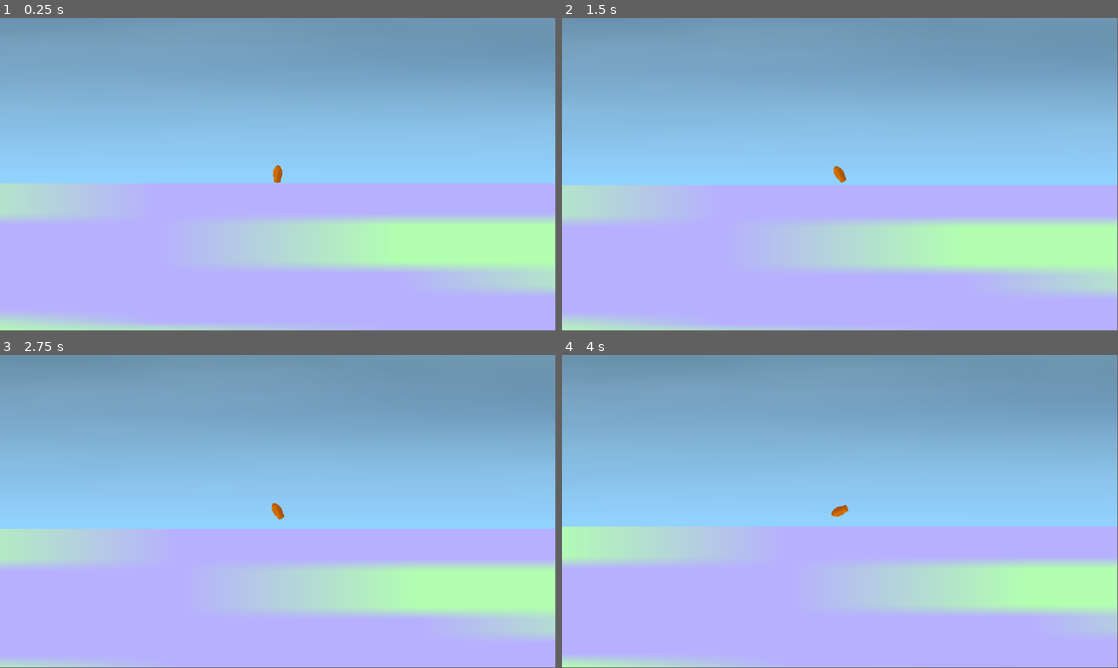
Above: before the commit, frames 1-4 (two rows, left to right).
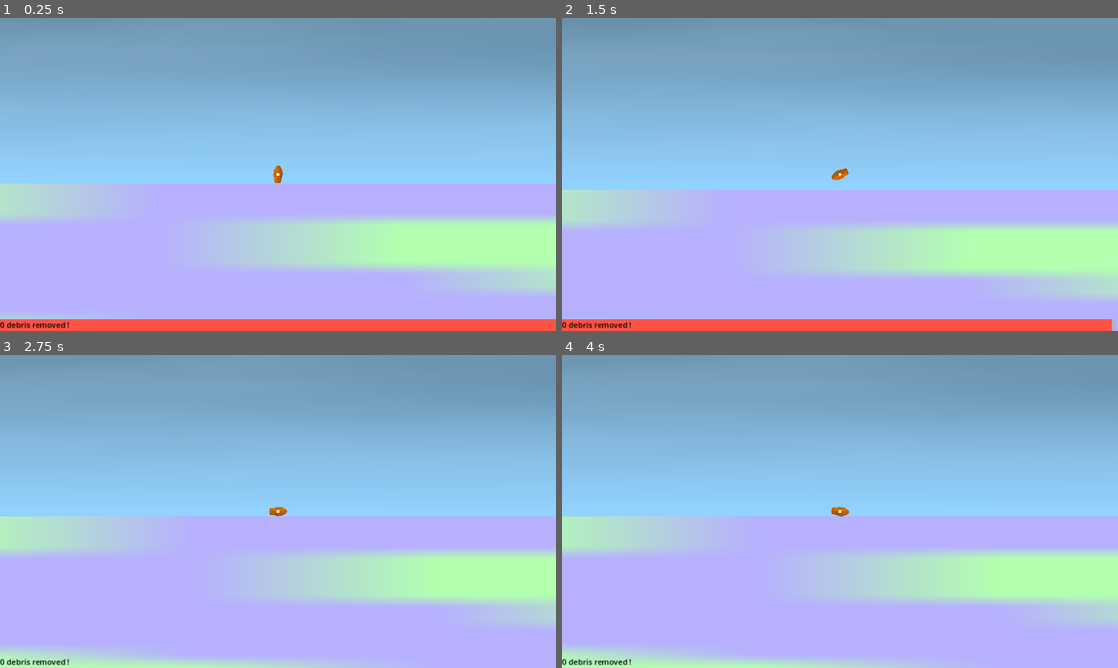
Above: after the commit, the same moments.

Repository: MrEgggga/space-debris-game
Game: Godot game, scene res://main.tscn
The game is run twice, just before and just after one commit, with the same random seed, the same clock (stepped at 60 frames per second) and the same inputs.
Inputs:
- Up to frame 1 (0.25 s): no input
- Up to frame 2 (1.5 s): tap Enter (ui_accept) at 0.5, 0.6, 0.77, 1.07, 1.35 s; hold Right (ui_right) 0.53-1.28 s; hold Left (ui_left) from 1.28 s (still down)
- Up to frame 3 (2.75 s): tap Enter (ui_accept) at 1.52, 1.82, 2.1 s; release Left (ui_left) at 2.03 s; hold Right (ui_right) from 2.03 s (still down)
- Up to frame 4 (4 s): tap Enter (ui_accept) at 2.85, 3.02, 3.32, 3.5, 3.6, 3.77 s; release Right (ui_right) at 3.53 s; hold Left (ui_left) from 3.53 s (still down)
In our replay, the window is 799x449 before the commit and 800x450 after it. These sizes can differ from the game's own. Grey fills any space a smaller window leaves; there, only what the larger window draws over its background counts as a difference.

The runs differ from the first frame. In frame 1, 3.7% of the frame differs, in the area x 0-100%, y 0-100%; in frame 2, 6.5%; in frame 3, 12%; in frame 4, 10%.

Commit message:
comments

Diff:
--- a/debris.gd
+++ b/debris.gd
@@ -3,34 +3,40 @@
 
 
 func _ready() -> void:
-	linear_velocity.x = Gravitation.get_orbit_velocity(-global_position.y) / 5
-	if randf() < 0.5:
-		linear_velocity.x *= -1
+	# i would love to actually have the debris orbit at the correct velocity
+	# but that has several problems -- for one it's way too fast to control
+	linear_velocity.x = Gravitation.get_orbit_velocity(-global_position.y) / 50
 	gravitation_scale = 0
 
 
 func _on_body_entered(body: Node) -> void:
-	if body is StaticBody2D:
+	# only attach to rocket
+	if body is not Rocket:
 		return
 
-	print_debug("hi")
+	# attach children (collision shape & sprite) to rocket
+	for thing in [$node_2d, $collision_shape_2d]:
+		var prev_pos = thing.global_position
+		var prev_rot = thing.global_rotation
+		remove_child(thing)
+		body.add_child(thing)
+		thing.global_position = prev_pos
+		thing.global_rotation = prev_rot
 
-	var pin_joint_1 := PinJoint2D.new()
-	pin_joint_1.position = Vector2(-20, -20)
-	pin_joint_1.node_a = get_path()
-	pin_joint_1.node_b = body.get_path()
-	add_child(pin_joint_1)
+	# update rocket's mass, center of mass, inertia --
+	# the automatic calculations don't work here.
+	# done according to various physics formulae
+	body.center_of_mass = (
+		(body.center_of_mass * body.mass / (body.mass + mass)) +
+		(body.to_local(global_position) * mass / (body.mass + mass))
+	)
+	body.inertia += mass * body.to_local(global_position).length_squared()
+	body.mass += mass
 
-	var pin_joint_2 := PinJoint2D.new()
-	pin_joint_2.position = Vector2(20, 20)
-	pin_joint_2.node_a = get_path()
-	pin_joint_2.node_b = body.get_path()
-	add_child(pin_joint_2)
+	# destroy the debris object which now has nothing
+	queue_free()
 
-	if Input.is_action_just_pressed("ui_accept"):
-		for c in get_children():
-			if c is not PinJoint2D:
-				continue
-			c.queue_free()
-
-	gravitation_scale = 1.0
+func _integrate_forces(state: PhysicsDirectBodyState2D) -> void:
+	# wrap around
+	if position.x > 16384:
+		position.x -= 32768
--- a/debris.tscn
+++ b/debris.tscn
@@ -1,6 +1,9 @@
 [gd_scene load_steps=6 format=3 uid="uid://dftbtp2wun6a7"]
 
 [ext_resource type="Script" path="res://debris.gd" id="1_mmhkw"]
+
+[sub_resource type="CircleShape2D" id="CircleShape2D_ovhqo"]
+radius = 15.0
 
 [sub_resource type="Gradient" id="Gradient_6y364"]
 offsets = PackedFloat32Array(0, 0.20398, 0.40199, 0.564179, 0.704478, 0.856716, 1)
@@ -16,30 +19,30 @@
 color_ramp = SubResource("Gradient_6y364")
 noise = SubResource("FastNoiseLite_sqw48")
 
-[sub_resource type="CircleShape2D" id="CircleShape2D_ovhqo"]
-radius = 15.0
-
 [node name="debris" type="RigidBody2D"]
+mass = 20.0
 gravity_scale = 0.0
 contact_monitor = true
 max_contacts_reported = 16
 script = ExtResource("1_mmhkw")
 
-[node name="texture_rect" type="TextureRect" parent="."]
+[node name="collision_shape_2d" type="CollisionShape2D" parent="."]
+shape = SubResource("CircleShape2D_ovhqo")
+
+[node name="node_2d" type="Node2D" parent="."]
+
+[node name="texture_rect" type="TextureRect" parent="node_2d"]
 anchors_preset = 8
 anchor_left = 0.5
 anchor_top = 0.5
 anchor_right = 0.5
 anchor_bottom = 0.5
-offset_left = -10.0
-offset_top = -10.0
-offset_right = 10.0
-offset_bottom = 10.0
+offset_left = -15.0
+offset_top = -15.0
+offset_right = 15.0
+offset_bottom = 15.0
 grow_horizontal = 2
 grow_vertical = 2
 texture = SubResource("NoiseTexture2D_ajgqr")
 
-[node name="collision_shape_2d" type="CollisionShape2D" parent="."]
-shape = SubResource("CircleShape2D_ovhqo")
-
 [connection signal="body_entered" from="." to="." method="_on_body_entered"]
--- a/gravitated.gd
+++ b/gravitated.gd
@@ -1,8 +1,13 @@
+## simulate universal gravitation in funky coordinates
+
 extends RigidBody2D
 class_name Gravitated
 
+## can be set to 0 to disable universal gravitation
 var gravitation_scale: float = 1
 
 func _physics_process(delta: float) -> void:
+	# use utility function to get acceleration due to gravity
 	var accel := Gravitation.get_radial_accel(linear_velocity.x, -global_position.y)
+	# apply force multiplied by scale & mass
 	apply_central_force(Vector2.UP * accel * mass * gravitation_scale)
--- a/gravitation.gd
+++ b/gravitation.gd
@@ -1,14 +1,15 @@
 extends Node
 
-var GM := 1000000000000.0
+var GM := 10000000000000.0
 #var GM := 0.0
-var EARTH_RADIUS := 100000.0
+var EARTH_RADIUS := 300000.0
 
-# simulate universal gravitation in funky coordinate space
+# simulate universal gravitation and centrifugal force in funky coordinate space
 func get_radial_accel(tan_vel: float, altitude: float) -> float:
 	var rad := altitude + EARTH_RADIUS
 	return (tan_vel * tan_vel) / rad - GM / (rad * rad)
 
+# find orbital velocity
 func get_orbit_velocity(altitude: float) -> float:
 	var rad := altitude + EARTH_RADIUS
 	return sqrt(GM / rad)
--- a/main.tscn
+++ b/main.tscn
@@ -89,10 +89,10 @@
 texture = SubResource("NoiseTexture2D_wcdyu")
 
 [node name="spawn_debris" type="Node2D" parent="."]
-position = Vector2(-504, -3349)
+position = Vector2(0, -5000)
 script = ExtResource("4_vkhjx")
-bounds = Rect2(-3000, -1000, 6000, 2000)
-debris_per_10000_square_pixels = 0.1
+bounds = Rect2(-16384, -2000, 32768, 4000)
+debris_per_10000_square_pixels = 0.03
 debris_scene = ExtResource("3_fjb02")
 
 [node name="debris" parent="spawn_debris" instance=ExtResource("3_fjb02")]
--- a/project.godot
+++ b/project.godot
@@ -19,6 +19,11 @@
 
 Gravitation="*res://gravitation.gd"
 
+[display]
+
+window/stretch/mode="canvas_items"
+window/stretch/aspect="keep_height"
+
 [editor]
 
 naming/node_name_casing=2
@@ -26,6 +31,8 @@
 [physics]
 
 2d/default_gravity=245.0
+2d/default_linear_damp=0.0
+2d/default_angular_damp=0.0
 
 [rendering]
 
--- a/rocket.gd
+++ b/rocket.gd
@@ -1,15 +1,86 @@
+## class of rocket player controller
+
 extends Gravitated
 class_name Rocket
 
+# thrust force per booster
 @export var thrust_force: Vector2 = Vector2.UP * 10000
+@export var initial_fuel: float = 90.0
+@export var initial_time: float = 300.0
 
+# children that we need to refer to
 @onready var booster_l: Node2D = $booster_l
 @onready var booster_r: Node2D = $booster_r
 
+# fuel & time numbers
+@onready var fuel_left: float = initial_fuel
+@onready var time_left: float = initial_time
+
+# score
+var score := 0.0
+
 func _physics_process(delta: float) -> void:
 	super(delta)
+
+	# decrease time left
+	time_left -= delta
+
+	# apply thrust force if input, but don't allow this
+	# if fuel is out. expend fuel every time force is used
 	var force_absolute = thrust_force.rotated(rotation)
-	if Input.is_action_pressed("ui_left"):
+	if Input.is_action_pressed("ui_left") and fuel_left > 0:
+		# apply force from position of left booster
 		apply_force(force_absolute, booster_l.global_position - global_position)
-	if Input.is_action_pressed("ui_right"):
+		fuel_left -= delta
+	if Input.is_action_pressed("ui_right") and fuel_left > 0:
+		# apply force from position of left booster
 		apply_force(force_absolute, booster_r.global_position - global_position)
+		fuel_left -= delta
+
+	# display center of mass with color rect
+	$color_rect.position = center_of_mass - Vector2(5, 5)
+
+	# update ui -- bg bar shows time, fg bar shows fuel, label shows score
+	$canvas_layer/bg.anchor_right = time_left / initial_time
+	$canvas_layer/fg.anchor_right = fuel_left / initial_fuel
+	$canvas_layer/label.text = "%d debris removed !" % score
+
+	# remove all debris when in the atmosphere & add it to score
+	if position.y > -2500:
+		# delete every debris and add it to score
+		for c in get_children():
+			# don't remove objects intrinsic to the rocket.
+			# this is like the worst way of doing it but limited time etc
+			if c in [$texture_rect, $collision_shape_2d, $booster_l, $booster_r, $camera_2d, $color_rect, $collision_shape_2d2, $canvas_layer]:
+				continue
+			c.queue_free()
+			# 2 nodes per debris, 1 point per debris = 0.5 points per node
+			# this part also sucks
+			score += 0.5
+
+		# reset mass properties after debris is removed
+		center_of_mass = Vector2.ZERO
+		mass = 400
+		inertia = 300000
+
+	# if we're too low to the ground, we've probably crashed --
+	# remove all fuel and time to prevent player from moving
+	if position.y > -25:
+		initial_fuel = 0
+		fuel_left = -10
+		initial_time = 0
+		time_left = -10
+
+
+func _on_body_entered(body: Node) -> void:
+	# recover fuel fully when landing on earth & partially when collecting debris
+	if body is StaticBody2D:
+		fuel_left = initial_fuel * (time_left / initial_time)
+	else:
+		fuel_left += 2
+
+
+func _integrate_forces(state: PhysicsDirectBodyState2D) -> void:
+	# wrap around
+	if position.x > 16384:
+		position.x -= 32768
--- a/rocket.tscn
+++ b/rocket.tscn
@@ -13,8 +13,12 @@
 [node name="rocket" type="RigidBody2D"]
 mass = 400.0
 gravity_scale = 0.0
+center_of_mass_mode = 1
+inertia = 300000.0
+contact_monitor = true
+max_contacts_reported = 16
 script = ExtResource("1_0osl2")
-thrust_force = Vector2(0, -50000)
+thrust_force = Vector2(0, -80000)
 
 [node name="texture_rect" type="TextureRect" parent="."]
 anchors_preset = 8
@@ -34,10 +38,10 @@
 shape = SubResource("CapsuleShape2D_0vbh5")
 
 [node name="booster_l" type="Node2D" parent="."]
-position = Vector2(-11, 29)
+position = Vector2(-19, 36)
 
 [node name="booster_r" type="Node2D" parent="."]
-position = Vector2(11, 29)
+position = Vector2(19, 36)
 
 [node name="camera_2d" type="Camera2D" parent="."]
 zoom = Vector2(0.5, 0.5)
@@ -45,3 +49,41 @@
 [node name="collision_shape_2d2" type="CollisionShape2D" parent="."]
 position = Vector2(0, 26)
 shape = SubResource("RectangleShape2D_sxthh")
+
+[node name="color_rect" type="ColorRect" parent="."]
+offset_right = 10.0
+offset_bottom = 10.0
+
+[node name="canvas_layer" type="CanvasLayer" parent="."]
+
+[node name="bg" type="ColorRect" parent="canvas_layer"]
+anchors_preset = 12
+anchor_top = 1.0
+anchor_right = 1.0
+anchor_bottom = 1.0
+offset_top = -24.0
+grow_horizontal = 2
+grow_vertical = 0
+color = Color(0.686275, 0.666667, 0.541176, 0.454902)
+
+[node name="fg" type="ColorRect" parent="canvas_layer"]
+anchors_preset = 12
+anchor_top = 1.0
+anchor_right = 1.0
+anchor_bottom = 1.0
+offset_top = -24.0
+grow_horizontal = 2
+grow_vertical = 0
+color = Color(1, 0.324797, 0.266349, 1)
+
+[node name="label" type="Label" parent="canvas_layer"]
+anchors_preset = 2
+anchor_top = 1.0
+anchor_bottom = 1.0
+offset_top = -23.0
+offset_right = 40.0
+grow_vertical = 0
+theme_override_colors/font_color = Color(0, 0, 0, 1)
+text = "0 debris removed !"
+
+[connection signal="body_entered" from="." to="." method="_on_body_entered"]
--- a/spawn_debris.gd
+++ b/spawn_debris.gd
@@ -1,6 +1,7 @@
 extends Node2D
 
 @export var bounds: Rect2
+# density of debris in range.
 @export var debris_per_10000_square_pixels: float = 5
 @export var debris_scene: PackedScene
 
@@ -8,8 +9,12 @@
 func _ready() -> void:
 	for i in range(floor(bounds.get_area() * debris_per_10000_square_pixels / 10000)):
 		var debris = debris_scene.instantiate()
+		# put debris in a random position in range,
+		# making positions near the top more common than
+		# positions near the bottom.
 		debris.position = Vector2(
 			randf_range(bounds.position.x, bounds.position.x + bounds.size.x),
-			randf_range(bounds.position.y, bounds.position.y + bounds.size.y),
+			randf_range(bounds.position.y, randf_range(bounds.position.y, bounds.position.y + bounds.size.y)),
 		)
+		# add the debris into the world.
 		add_child(debris)
Not shown, changed: .gitignore
